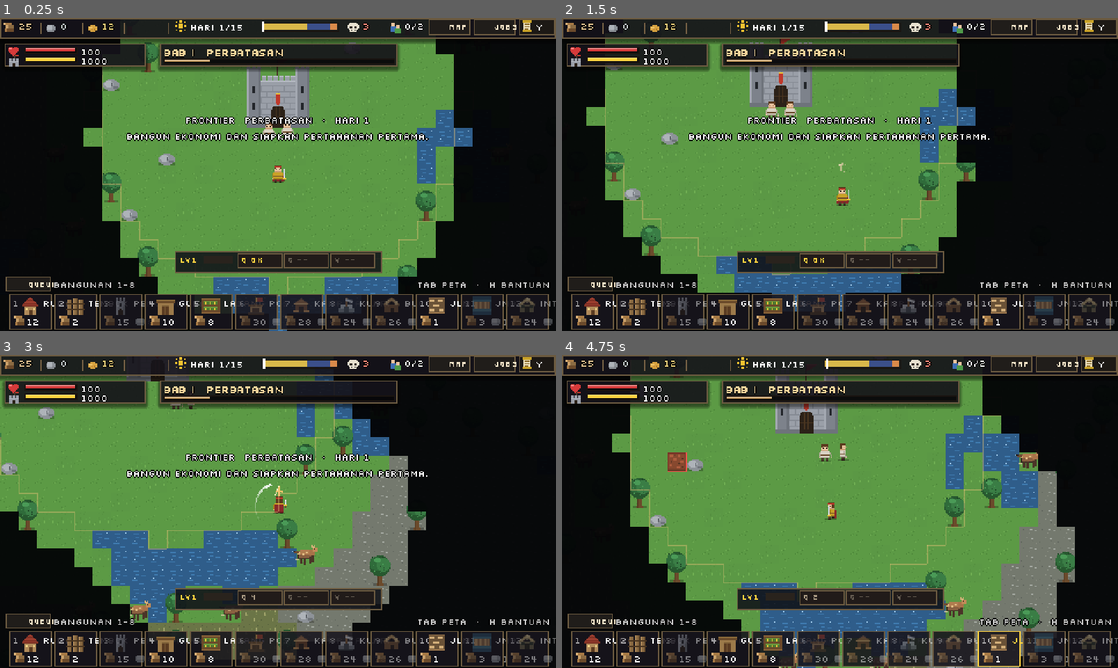
Above: before the commit, frames 1-4 (two rows, left to right).
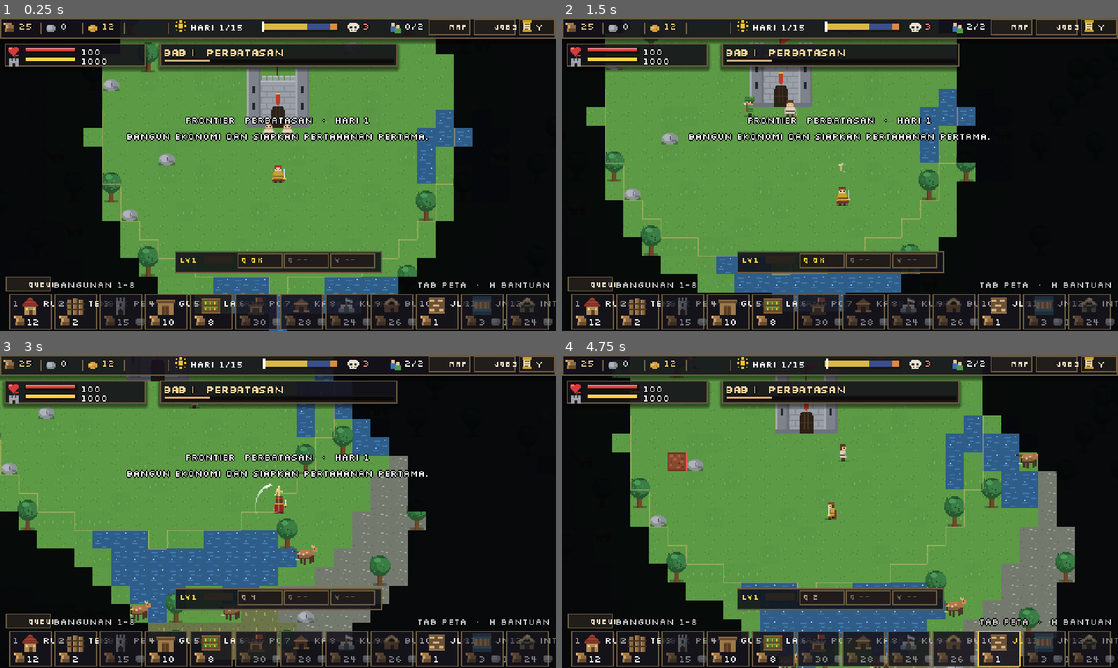
Above: after the commit, the same moments.

Repository: shimleabyte/hold-the-keep
Game: Godot game, scene res://scenes/main.tscn
Two runs of this game, one before a commit and one after it. Both use one fixed random seed, a clock stepped at 60 frames per second and the inputs below.
Inputs (mouse positions are in pixels of both pictures, inside the frame that each line leads up to):
- Up to frame 1 (0.25 s): no input
- Up to frame 2 (1.5 s): tap Enter at 0.5 s; move the mouse to (962, 158) at 0.52 s; hold D (move_right) 0.53-1.28 s; tap C (ability_cleave) at 0.6 s; click (962, 158) at 0.67 s; move the mouse to (728, 190) at 1.27 s; hold S (move_down) from 1.28 s (still down); tap Q (ability_dash) at 1.35 s
- Up to frame 3 (3 s): move the mouse to (333, 442) at 2.02 s; release S (move_down) at 2.03 s; hold D (move_right) 2.03-2.78 s; tap V (ability_rally) at 2.1 s; move the mouse to (250, 574) at 2.77 s; hold W (move_up) from 2.78 s (still down); tap F (attack) at 2.85 s; click (250, 574) at 2.92 s
- Up to frame 4 (4.75 s): move the mouse to (1006, 558) at 3.52 s; release W (move_up) at 3.53 s; hold A (move_left) from 3.53 s (still down); tap 1 (build_slot_1) at 3.6 s; move the mouse to (673, 464) at 4.27 s; tap 0 (build_slot_10) at 4.35 s

The runs differ from the first frame. In frame 1, less than 0.1% of the frame differs, in the area x 50-53%, y 33-39%; in frame 2, 0.2%, in the area x 32-74%, y 1-33%; in frame 3, less than 0.1%; in frame 4, 0.2%.
Error before the commit: Parse Error: Cannot infer the type of "best_direction" variable because the value doesn't have a set type. (res://scripts/entities/villager_scout_behavior.gd:2…

Commit message:
fix: type scout direction cursor explicitly

Diff:
--- a/scripts/entities/villager_scout_behavior.gd
+++ b/scripts/entities/villager_scout_behavior.gd
@@ -24,7 +24,7 @@
     var best_cell := Vector2i(-1, -1)
     var best_path := PackedVector2Array()
     var best_score: float = -INF
-    var best_direction := _villager._scout_cursor
+    var best_direction: int = int(_villager._scout_cursor)
     var work_radius: float = float(_villager.workplace.data.get("work_radius", _villager.DEFAULT_WORK_RADIUS)) * WorldConfig.tile_size
 
     for radius in _villager.SCOUT_SEARCH_RADII:
